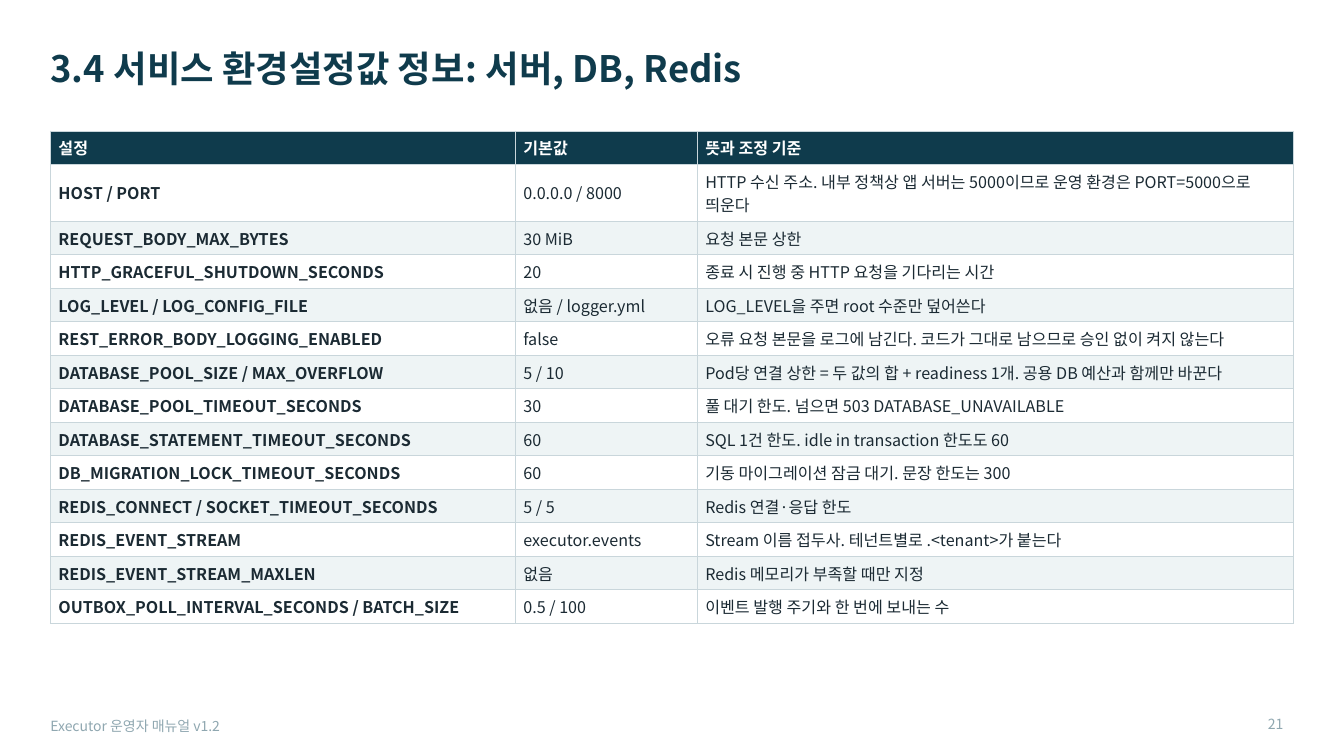
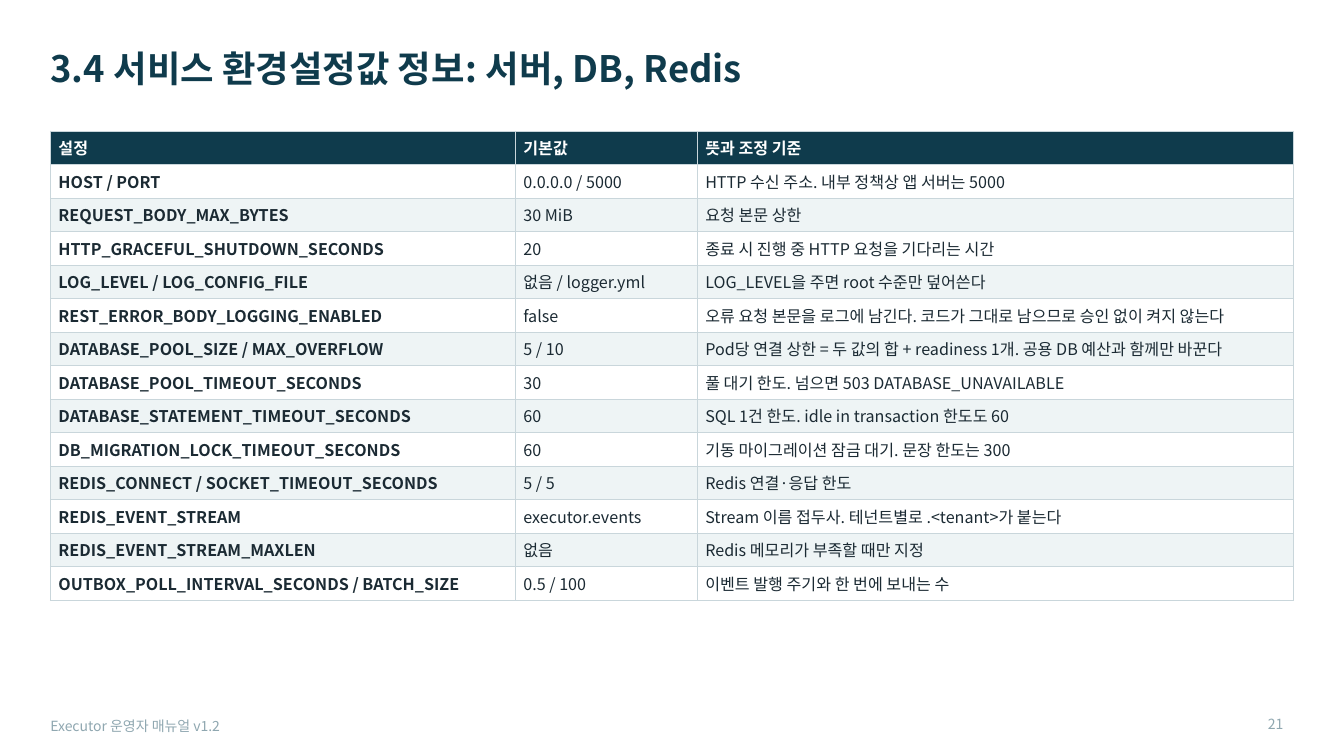
Before and after one commit to KimHwaJin/executor, a slide deck: slide 21 of docs/deliverables/08-운영자-매뉴얼.pptx. Drawn at 1344x756 pixels with LibreOffice and Linux fonts; fonts in the diff are those of the drawing. Boxes give left, top, right and bottom in pixels: in the first picture for what was removed or moved away, otherwise in the second. Text is boxed around its words. In the diff, an @@ line names an element or a change of style, - is before the commit and + after.

```diff
--- a/docs/deliverables/08-운영자-매뉴얼.pptx
+++ b/docs/deliverables/08-운영자-매뉴얼.pptx
@@ table at (50, 131, 1294, 597) @@
-row 2, column 2: 0.0.0.0 / 8000
+row 2, column 2: 0.0.0.0 / 5000
-row 2, column 3: HTTP 수신 주소. 내부 정책상 앱 서버는 5000이므로 운영 환경은 PORT=5000으로 띄운다
+row 2, column 3: HTTP 수신 주소. 내부 정책상 앱 서버는 5000
```
Also in this commit, not shown: 2 other slides changed.
